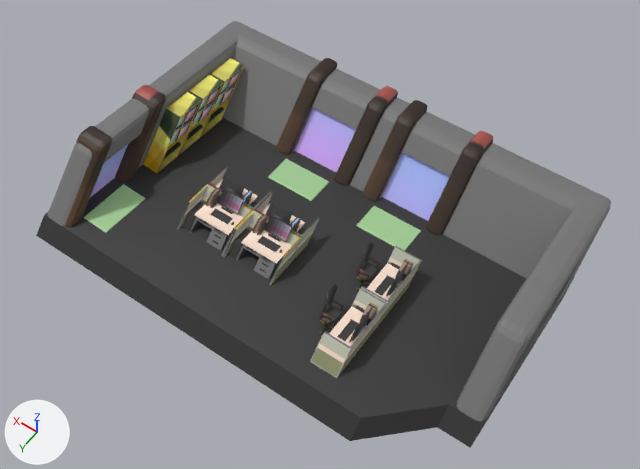
Before and after pictures for a commit that changed the FBX model Assets/Element/Resources/3D Object/SceneObj/3F_v3.fbx.
One viewpoint serves both versions: a 50 mm camera at (-14.6, 20.1, 36.3) aimed at (1.9, -3.1, 0.0). The axes (+X, +Y, +Z) are drawn at lower left. The lights are the same throughout. The older version comes first. Where no turn or scale is listed for an object, it has been applied to the vertices. Vertices at exactly the same position are counted once.

In view in the first picture: 'Cube.001', 'Cube.002', 'Cube.003', 'Cube.008', 'Plane.008', 'door01.002', 'door01.003', 'door01.004', '地板.005', '門框.005'.
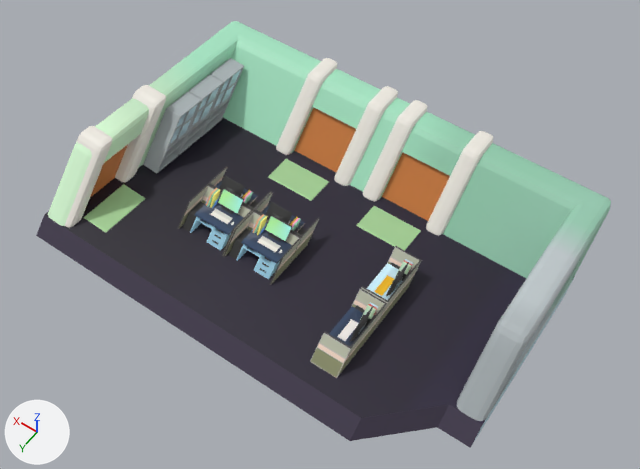
Pixel boxes [x1, y1, x2, y2] of what changed, in the pictures (640 x 469 px):
'Cube.002', reshaped: before [310, 241, 422, 378]; after [310, 246, 422, 378]
part 1 of me_plane_050, surface changed (blue to orange): [382, 153, 450, 221] in both
part 2 of me_plane_008, surface changed (blue to brown): [90, 145, 128, 197] in both
part 3 of me_cube_017, deleted: before [318, 241, 380, 335]
part 4 of me_cube_017, surface changed: [324, 246, 421, 349] in both
part 5 of me_cube_016, surface changed: [177, 166, 319, 285] in both
part 6 of me_cube_059, surface changed: [65, 58, 493, 236] in both
part 7 of me_cube_018, surface changed (yellow to grey): [143, 58, 244, 173] in both
part 8 of me_plane_007, surface changed (purple to orange): [294, 107, 356, 172] in both
part 9 of me_cube_008, surface changed (lighter): [48, 21, 611, 421] in both

What changed in the scene script:
```text
Change me_cube_018:
    where me_cube_018.from_pydata(...)  # 444 vertices, 417 faces; spans x 11.06..12.35, y -8.64..-1.04, z 0.43..2.8
    used by ob_cube_003; location = (0.0, 0.0, 0.0)
    me_cube_018 part 7: texture (UV) coordinates of 417 of 417 faces, centred in x 11.06..12.31, y -8.39..-1.18, z 0.43..2.8, changed; they spanned u 0.31..0.99, v 0.15..0.49 and now span u 0.3..0.33, v 0.16..0.23
Change me_cube_016:
    where me_cube_016.from_pydata(...)  # 1244 vertices, 1184 faces; spans x -7.89..-1.8, y -3.87..0.28, z 0.33..1.8
    used by ob_cube_001; location = (9.74, 0.88, 0.0)
    me_cube_016 part 5: texture (UV) coordinates of 336 of 1184 faces, centred in x -7.85..-1.84, y -3.14..0.05, z 0.33..1.59, changed; they spanned u 0.26..0.91, v 0.02..0.97 and now span u -0.01..0.98, v 0.1..1.03
Change me_plane_008:
    where me_plane_008.from_pydata(...)  # 8 vertices, 6 faces; spans x 8.62..9.45, y -1.55..3.43, z 0.33..2.34
    used by ob_door01_004; location = (4.4, 0.0, 0.0)
    me_plane_008 part 2: texture (UV) coordinates of 6 of 6 faces, centred in x 8.68..9.38, y -0.53..2.41, z 0.33..2.34, changed; they spanned u 0.66..0.66, v 0.59..0.69 and now span u 0.26..0.26, v 0.49..0.49
Change me_cube_059:
    where me_cube_059.from_pydata(...)  # 336 vertices, 324 faces; spans x -3.4..14.2, y -11.2..4.4, z 0.2..3.6
    used by ob_門框_005; location = (0.0, 0.0, 0.0)
    me_cube_059 part 6: texture (UV) coordinates of 324 of 324 faces, centred in x -3.4..14.2, y -11.1..4.4, z 0.2..3.6, changed; they spanned u 0.81..0.96, v 0.29..0.46 and now span u 0.01..0.03, v 0.49..0.49
Change me_cube_017:
    used by ob_cube_002; location = (-1.75, 0.88, 0.0)
    remove me_cube_017.from_pydata(...)  # 1016 vertices, 966 faces; spans x -1.98..0.62, y -4.6..2.62, z 0.33..1.8
    add me_cube_017.from_pydata(...)  # 630 vertices, 600 faces; spans x -1.98..-0.48, y -4.6..2.62, z 0.33..1.8
    me_cube_017 part 3: 16 loose pieces with 386 vertices, spanning x -0.41..0.62, y -3.96..1.24, z 0.33..1.7, are deleted
    me_cube_017 part 4: 198 kept faces spanning x -1.98..-0.48, y -4.6..2.62, z 0.33..1.8 get new texture (UV) coordinates
Change me_plane_050:
    where me_plane_050.from_pydata(...)  # 8 vertices, 6 faces; spans x -2.41..0.53, y -9.52..-6.82, z 0.33..2.34
    used by ob_door01_003; location = (0.0, 0.0, 0.0)
    me_plane_050 part 1: texture (UV) coordinates of 6 of 6 faces, centred in x -2.41..0.53, y -9.17..-7.17, z 0.33..2.34, changed; they spanned u 0.72..0.72, v 0.62..0.71 and now span u 0.26..0.26, v 0.49..0.49
Change me_plane_007:
    where me_plane_007.from_pydata(...)  # 8 vertices, 6 faces; spans x 3.38..6.33, y -9.52..-6.82, z 0.33..2.34
    used by ob_door01_002; location = (0.0, 0.0, 0.0)
    me_plane_007 part 8: texture (UV) coordinates of 6 of 6 faces, centred in x 3.38..6.33, y -9.17..-7.17, z 0.33..2.34, changed; they spanned u 0.67..0.67, v 0.54..0.64 and now span u 0.26..0.26, v 0.49..0.49
Change me_cube_008:
    where me_cube_008.from_pydata(...)  # 183 vertices, 169 faces; spans x -10.3..14.2, y -10.9..4.5, z 0.3..3.4
    used by ob_cube_008; location = (0.0, 0.0, 0.0)
    me_cube_008 part 9: texture (UV) coordinates of 169 of 169 faces, centred in x -10.3..14.2, y -10.9..4.1, z 0.3..3.4, changed; they spanned u 0.3..0.46, v 0.81..0.97 and now span u 0.33..0.39, v 0.17..0.24
```
